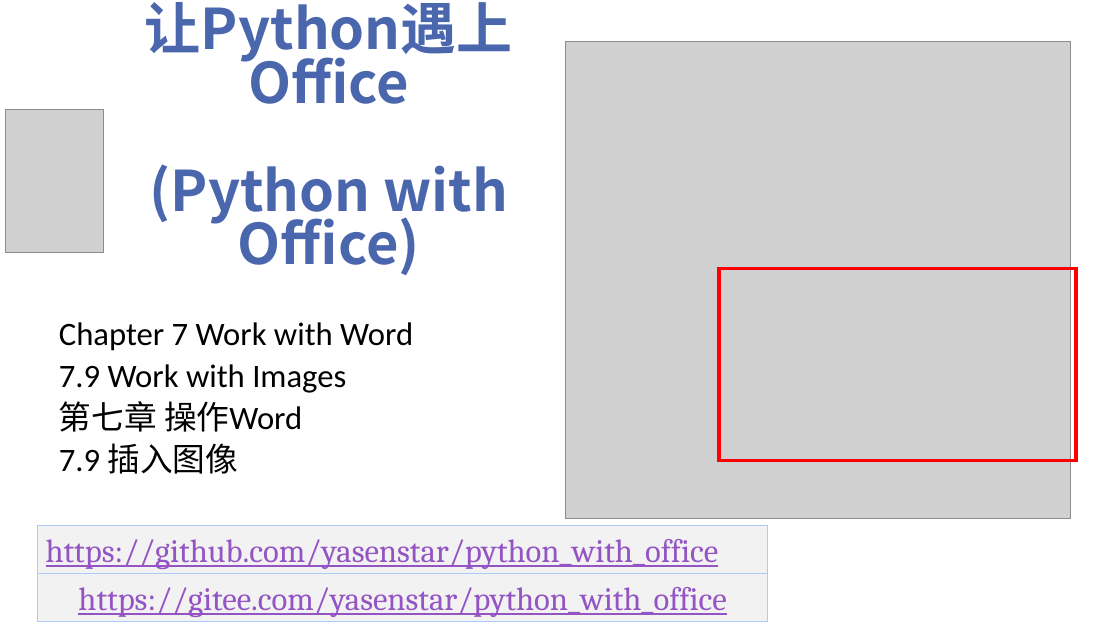
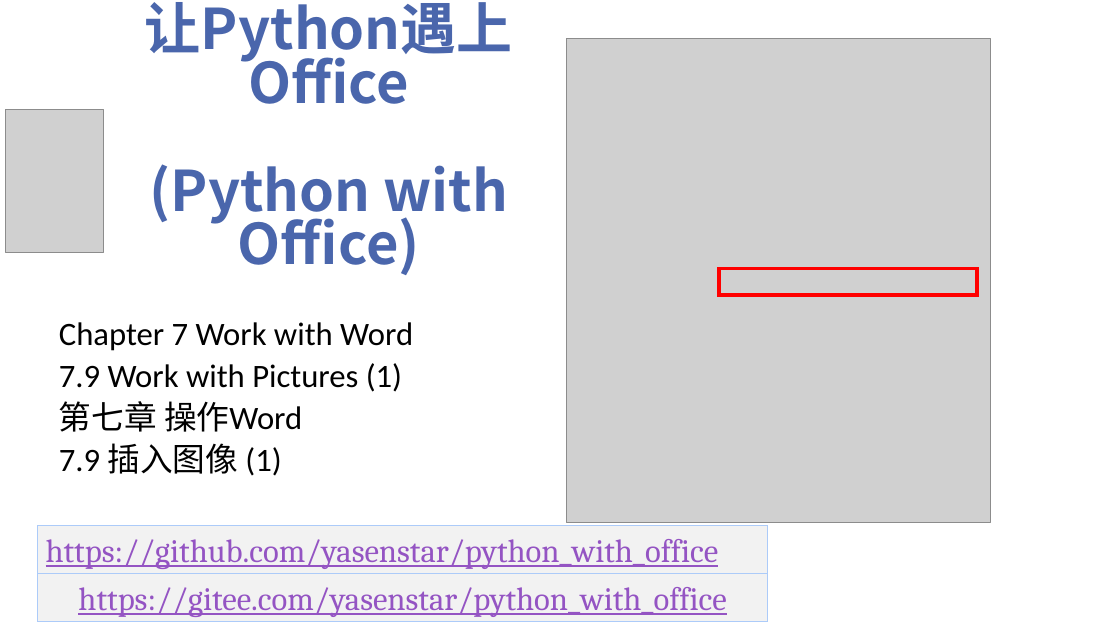
Before and after one commit to yasenstar/python_with_office, a slide deck: slide 52 of Python-with-Office-Video_Covers.pptx. Drawn at 1120x630 pixels with LibreOffice and Linux fonts; fonts in the diff are those of the drawing; grey boxes stand for pictures; background and template pictures are left out. Boxes give left, top, right and bottom in pixels: in the first picture for what was removed or moved away, otherwise in the second. Text is boxed around its words. In the diff, an @@ line names an element or a change of style, - is before the commit and + after.

```diff
--- a/Python-with-Office-Video_Covers.pptx
+++ b/Python-with-Office-Video_Covers.pptx
@@ picture: place and size @@
-picture at (565, 42, 1070, 518)
+picture at (566, 39, 990, 523)
@@ rectangle: place and size @@
-rectangle at (718, 269, 1075, 460)
+rectangle at (718, 269, 976, 295)
@@ subtitle at (59, 363, 402, 392): text changed @@
-7.9 Work with Images
+7.9 Work with Pictures (1)
@@ subtitle at (59, 443, 281, 476): text changed @@
-7.9 插入图像
+7.9 插入图像 (1)
```
Also in this commit, not shown: 2 slides added, 6 other files.
